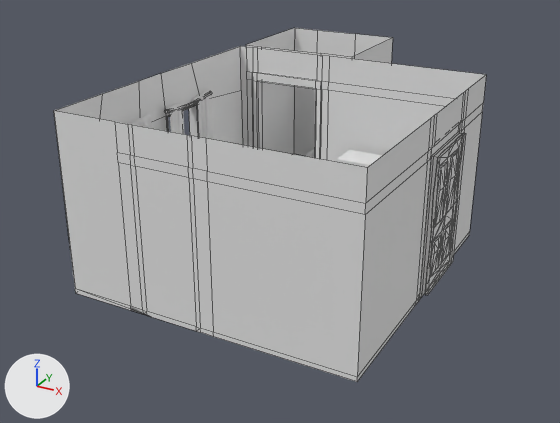
The Blender file Gregu/room1.blend, before and after one commit.
Both versions are drawn from a 50 mm camera at (4.81, -8.23, 5.85) aimed at (-0.9, 2.15, 0.66). Every picture has the same lights, and +X, +Y and +Z are marked at lower left. Mesh edges are drawn as thin lines on the coarser meshes.
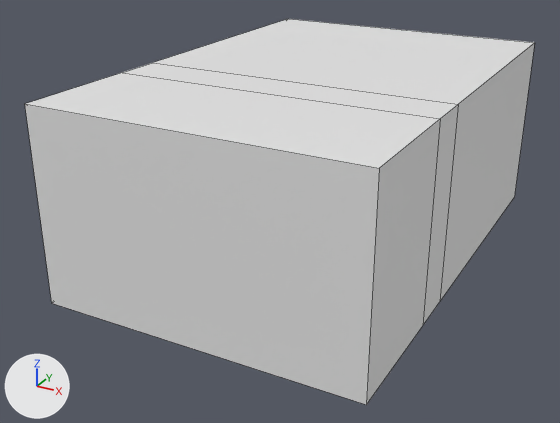
Edits to the bpy script that builds the scene:
```text
Change me_plane:
    used by ob_plane; location = (0.0, 0.0, 0.0)
    remove me_plane.from_pydata(...)  # 363 vertices, 311 faces; spans x -3.08..1.87, y -0.71..6.28, z 0.0..2.85
    add me_plane.from_pydata(...)  # 379 vertices, 330 faces; spans x -3.08..2.02, y -0.99..6.48, z -0.1..2.98
    me_plane part 1
    16 vertices are added at x -3.08..2.02, y -0.99..6.48, z -0.1..2.98
    19 new faces join them
```

Location of each change, [x1, y1, x2, y2] in pixels of the pictures (560 x 423 px):
'Plane', reshaped (18% wider, 9% taller): before [54, 28, 486, 382]; after [25, 19, 535, 405]
part 1 of me_plane, added: after [25, 19, 535, 405]
'Plane.002', unchanged, covered by the edit: before [426, 137, 463, 291]
'Cylinder.004', unchanged, covered by the edit: before [166, 90, 214, 140]
